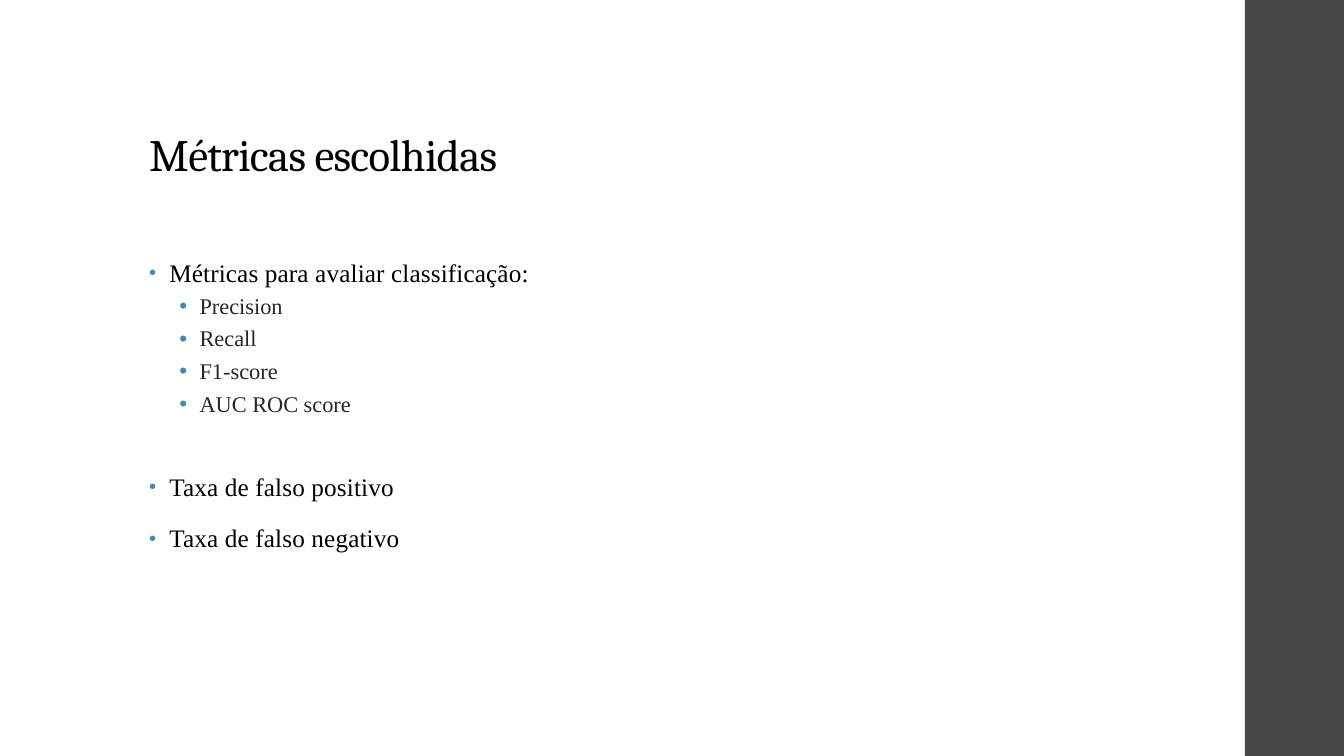
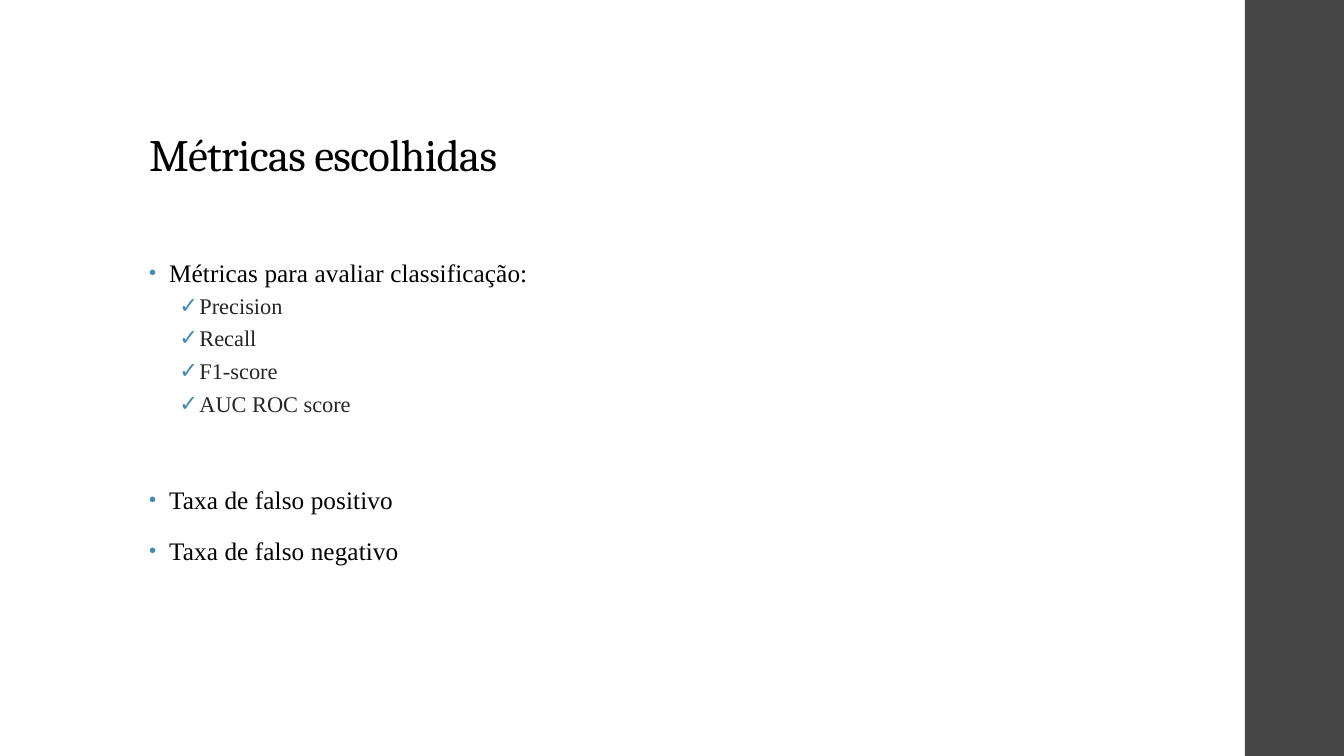
Before and after one commit to ViniPilan/avc-modeling, a slide deck: slide 19 of apresentação.pptx. Drawn at 1344x756 pixels with LibreOffice and Linux fonts; fonts in the diff are those of the drawing. Boxes give left, top, right and bottom in pixels: in the first picture for what was removed or moved away, otherwise in the second. Text is boxed around its words. In the diff, an @@ line names an element or a change of style, - is before the commit and + after.

```diff
--- a/apresentação.pptx
+++ b/apresentação.pptx
@@ text at [199,299,351,413]: bullet • to ✓ @@
```
Also in this commit, not shown: 8 other slides changed, 2 other files.
